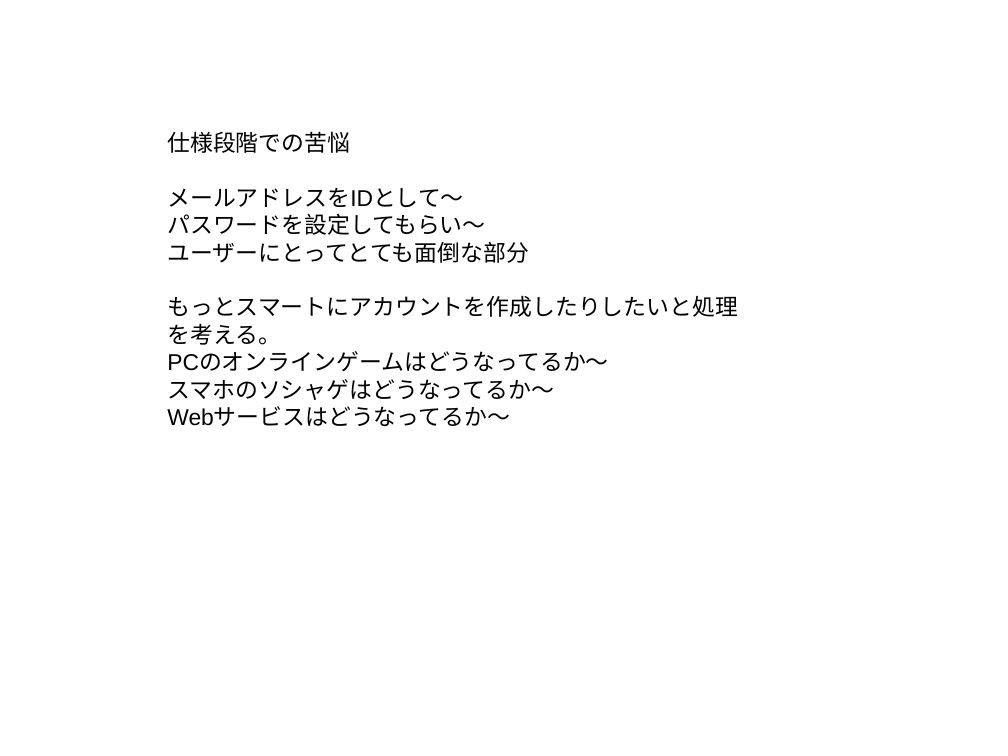
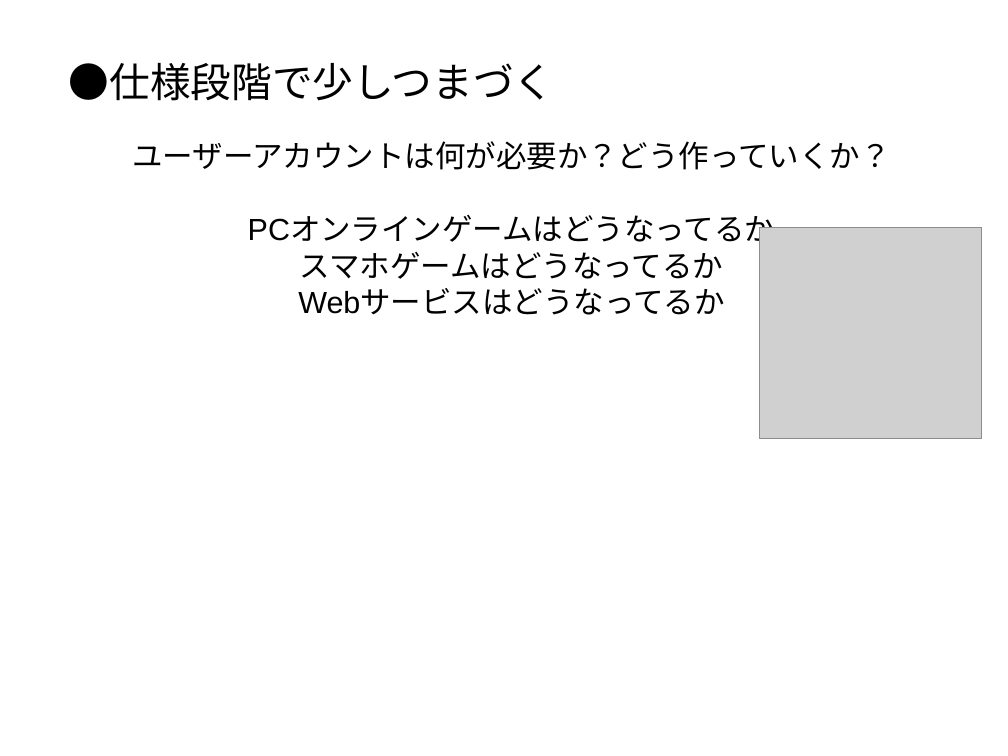
Before and after one commit to Miura0425/LunarLander_Art, a slide deck: slide 6 of 「クライアントとサーバー」発表資料.pptx. Drawn at 1008x756 pixels with LibreOffice and Linux fonts; fonts in the diff are those of the drawing; grey boxes stand for pictures. Boxes give left, top, right and bottom in pixels: in the first picture for what was removed or moved away, otherwise in the second. Text is boxed around its words. In the diff, an @@ line names an element or a change of style, - is before the commit and + after.

Commit message:
発表資料の作成 PDFの追加

```diff
--- a/「クライアントとサーバー」発表資料.pptx
+++ b/「クライアントとサーバー」発表資料.pptx
@@ text added at <box>69,63,554,101</box>, 32 pt, text #000000 @@
+●仕様段階で少しつまづく
@@ text at <box>132,141,891,315</box>: text changed; size 18 to 24 pt @@
-仕様段階での苦悩
-メールアドレスをIDとして～
-パスワードを設定してもらい～
-ユーザーにとってとても面倒な部分
-もっとスマートにアカウントを作成したりしたいと処理を考える。
-PCのオンラインゲームはどうなってるか～
-スマホのソシャゲはどうなってるか～
-Webサービスはどうなってるか～
+ユーザーアカウントは何が必要か？どう作っていくか？
+PCオンラインゲームはどうなってるか
+スマホゲームはどうなってるか
+Webサービスはどうなってるか
@@ picture added at <box>760,228,981,439</box> @@
```
Also in this commit, not shown: 12 other slides changed, 18 slides added, 13 slides removed, 1 other file.
